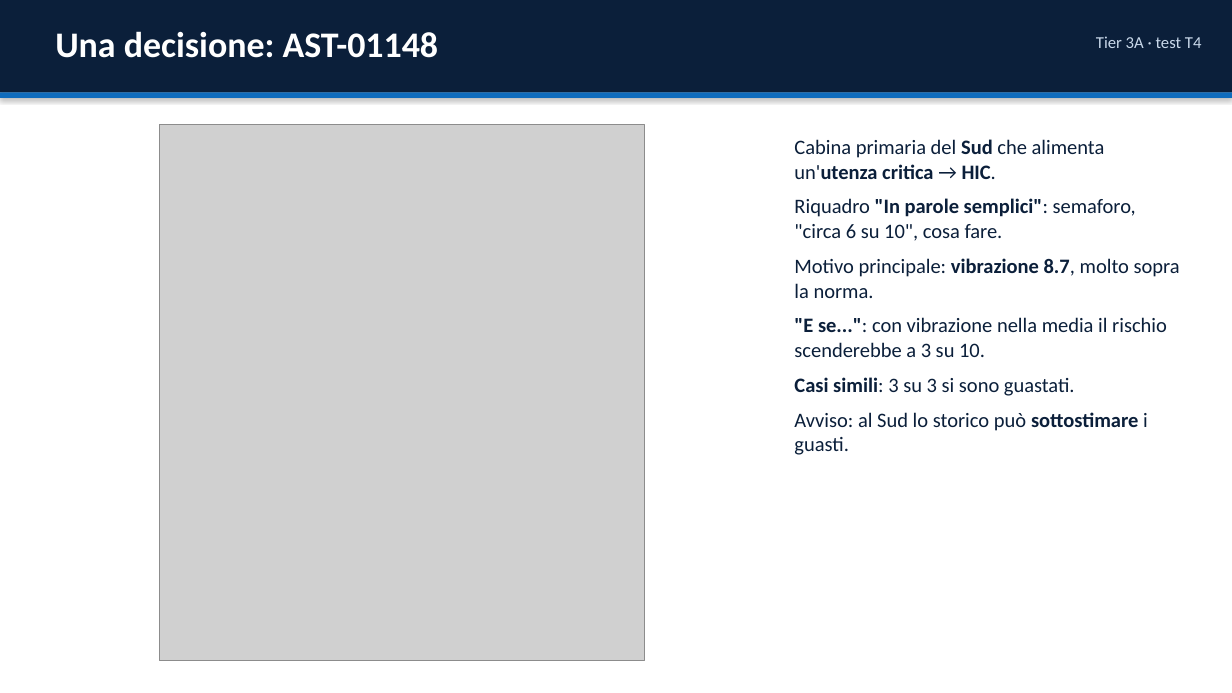
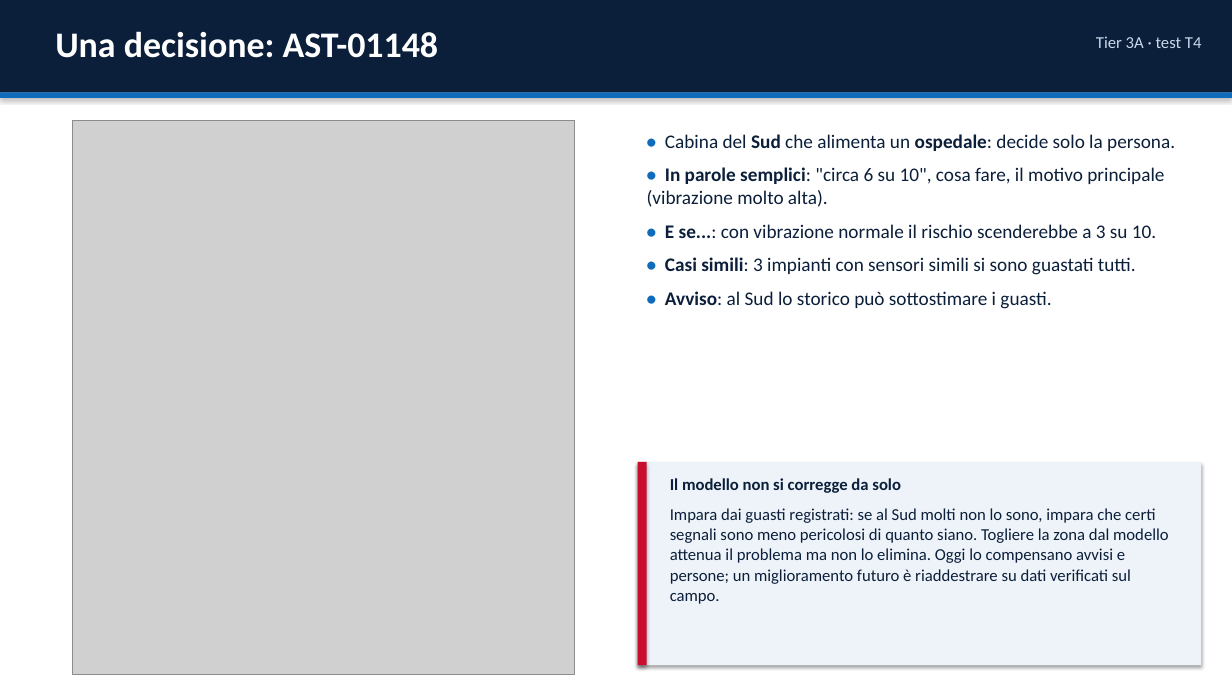
Before and after one commit to GuidoMerliniEnel/ai-act-hackaton, a slide deck: slide 8 of consegna/EnerGuard_Presentazione.pptx (slide 5 before the commit). Drawn at 1232x693 pixels with LibreOffice and Linux fonts; fonts in the diff are those of the drawing; grey boxes stand for pictures. Boxes give left, top, right and bottom in pixels: in the first picture for what was removed or moved away, otherwise in the second. Text is boxed around its words. In the diff, an @@ line names an element or a change of style, - is before the commit and + after.

```diff
--- a/consegna/EnerGuard_Presentazione.pptx
+++ b/consegna/EnerGuard_Presentazione.pptx
@@ picture: place and size @@
-picture at [159,125,644,661]
+picture at [72,120,574,675]
@@ text at [647,134,1175,309]: text changed; size 16 to 15 pt @@
-Cabina primaria del Sud che alimenta un'utenza critica → HIC.
-Riquadro "In parole semplici": semaforo, "circa 6 su 10", cosa fare.
-Motivo principale: vibrazione 8.7, molto sopra la norma.
-"E se...": con vibrazione nella media il rischio scenderebbe a 3 su 10.
-Casi simili: 3 su 3 si sono guastati.
-Avviso: al Sud lo storico può sottostimare i guasti.
+• Cabina del Sud che alimenta un ospedale: decide solo la persona.
+• In parole semplici: "circa 6 su 10", cosa fare, il motivo principale (vibrazione molto alta).
+• E se...: con vibrazione normale il rischio scenderebbe a 3 su 10.
+• Casi simili: 3 impianti con sensori simili si sono guastati tutti.
+• Avviso: al Sud lo storico può sottostimare i guasti.
@@ rectangle added at [638,462,1202,665], fill #EEF3F9 @@
@@ rectangle added at [638,462,647,665], fill #C8102E @@
@@ text added at [670,478,1169,604], 13 pt, text #0B1F3A @@
+Il modello non si corregge da solo
+Impara dai guasti registrati: se al Sud molti non lo sono, impara che certi segnali sono meno pericolosi di quanto siano. Togliere la zona dal modello attenua il problema ma non lo elimina. Oggi lo compensano avvisi e persone; un miglioramento futuro è riaddestrare su dati verificati sul campo.
```
Also in this commit, not shown: 4 other slides changed, 11 slides added, 9 slides removed, 5 other files.
